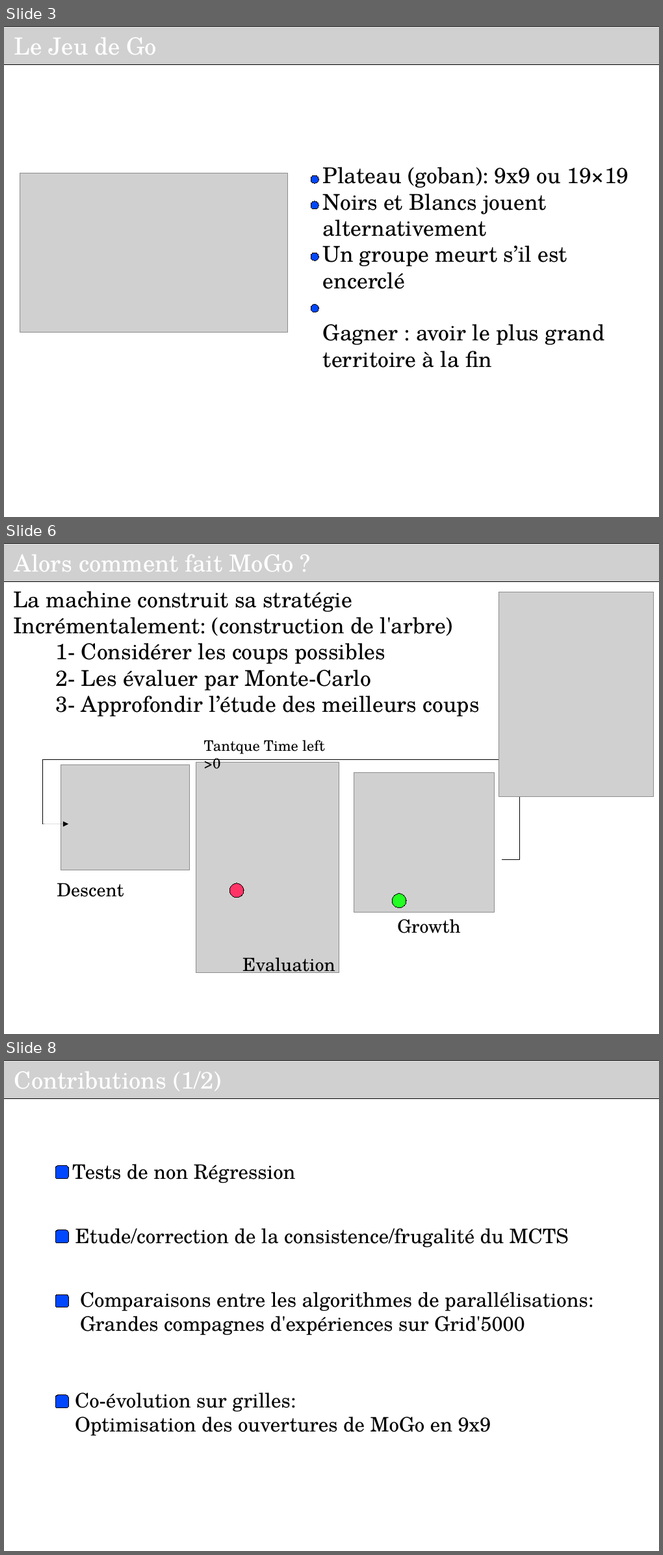
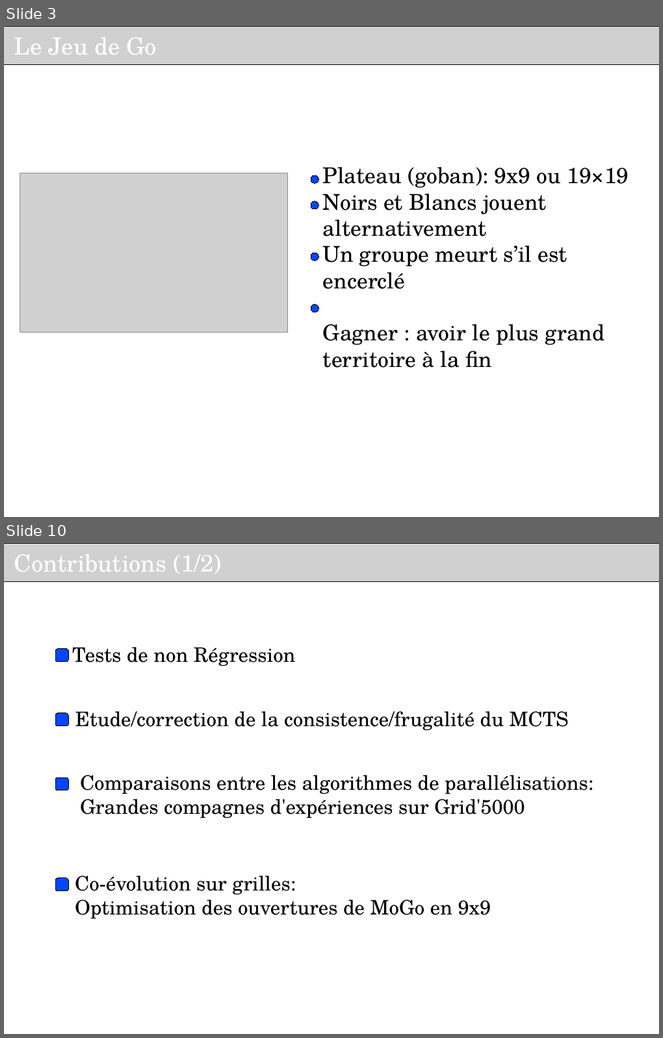
Before and after one commit to haspeleo/Android-Dev, a slide deck: MCTS/Soutenance_INRIA_V2.odp. Shown one above the other, each under a label of ours: slides 3, 6 and 8 before the commit, slides 3 and 10 after it; the slides between them are not shown. The pictures are 663x1555 and 663x1038 pixels, drawn with LibreOffice and Linux fonts; fonts in the diff are those of the drawing; grey boxes stand for pictures; background and template pictures are left out. Boxes give left, top, right and bottom in pixels: in the first picture for what was removed or moved away, otherwise in the second. Text is boxed around its words. In the diff, an @@ line names an element or a change of style, - is before the commit and + after.

```diff
--- a/MCTS/Soutenance_INRIA_V2.odp
+++ b/MCTS/Soutenance_INRIA_V2.odp
@@ slide 6 removed at bbox=[4, 543, 659, 1034], background #FFFFFF @@
@@ picture removed at bbox=[4, 543, 659, 581] @@
-Alors comment fait MoGo ?
@@ text removed at bbox=[13, 591, 480, 717] @@
-La machine construit sa stratégie
-Incrémentalement: (construction de l'arbre)
-1- Considérer les coups possibles
-2- Les évaluer par Monte-Carlo
-3- Approfondir l’étude des meilleurs coups
@@ picture removed at bbox=[499, 592, 654, 797] @@
@@ text removed at bbox=[204, 740, 325, 769] @@
-Tantque Time left >0
@@ line removed from (42, 760) to (42, 824) @@
@@ line removed from (42, 760) to (133, 760) @@
@@ picture removed at bbox=[61, 765, 190, 871] @@
@@ elbow line removed from (502, 860) to (114, 760) @@
@@ picture removed at bbox=[196, 763, 339, 973] @@
@@ picture removed at bbox=[354, 772, 495, 913] @@
@@ arrow removed from (42, 824) to (68, 824) @@
@@ text removed at bbox=[57, 883, 124, 897] @@
-Descent
@@ ellipse removed at bbox=[230, 884, 244, 898] @@
@@ ellipse removed at bbox=[393, 893, 407, 908] @@
@@ text removed at bbox=[397, 919, 460, 934] @@
-Growth
@@ text removed at bbox=[243, 958, 336, 977] @@
-Evaluation
@@ what was slide 8 is now slide 10 @@
```
Also in this commit, not shown: 10 slides changed, 4 slides added, 1 other file.
